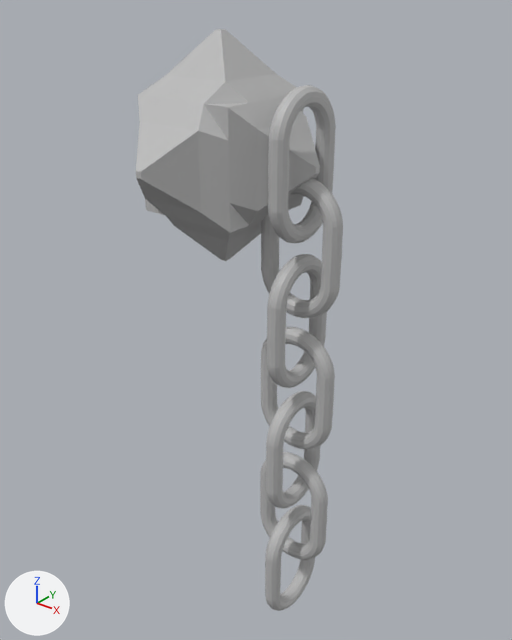
The Blender file Brender/4monthAll.blend as it was, and as the next commit left it.
Camera for both pictures: a 50 mm lens placed at (5.85, -7.6, 2.26), pointed at (-0.45, 0.27, -2.62). Every picture has the same lights, and +X, +Y and +Z are marked at lower left. The same objects are shown in both versions, whatever each file hides.

Objects in the first picture: '振り子バー', '振り子鉄球'.
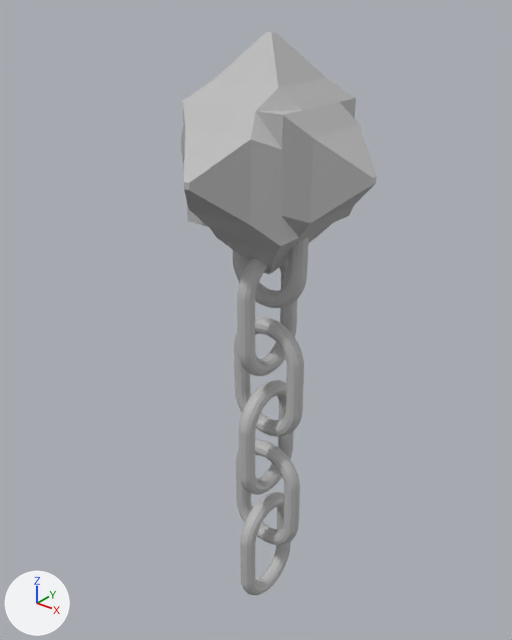
Edits to the scene script, one JSON object a line:
```json
{"op": "set", "path": "ob_振り子バー.location", "old": "(0.54, 0.0, 0.0)", "new": "(0.0, 0.0, 0.0)"}
{"op": "set", "path": "ob_振り子鉄球.location", "old": "(-0.84, 0.0, 0.0)", "new": "(0.0, 0.0, 0.0)"}
```

What differs and where, as boxes [x1, y1, x2, y2] in the pictures (512 x 640 px):
```json
{"object": "振り子鉄球", "change": "moved", "before": [136, 29, 320, 261], "after": [181, 32, 376, 274]}
{"object": "振り子バー", "change": "moved", "before": [260, 85, 343, 611], "after": [233, 238, 308, 595]}
```
